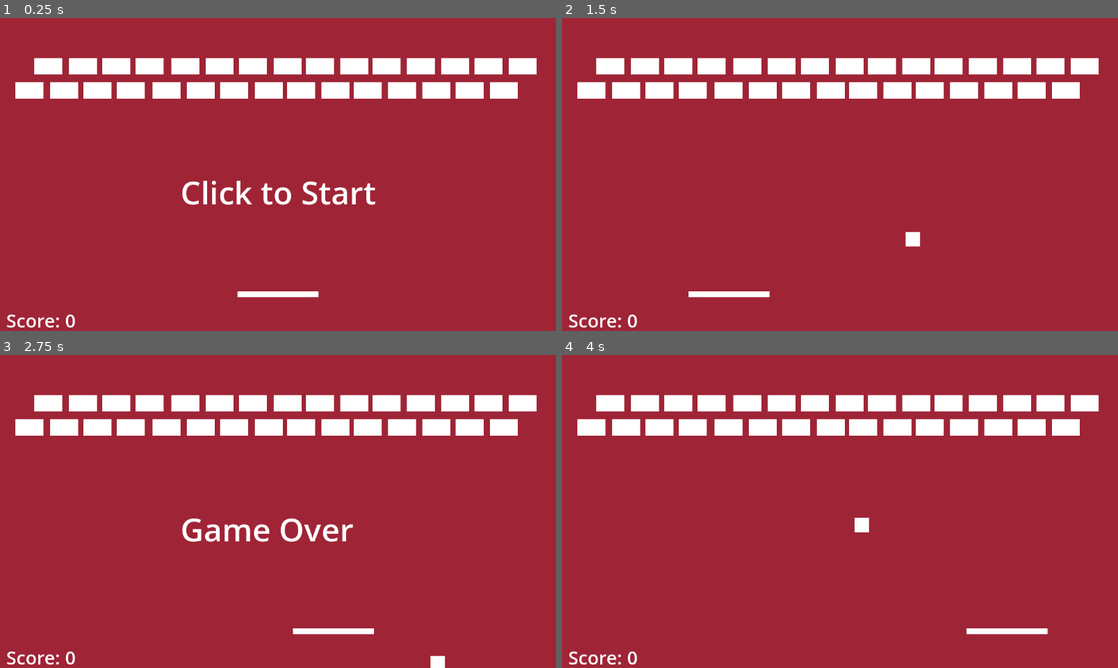
Above: before the commit, frames 1-4 (two rows, left to right).
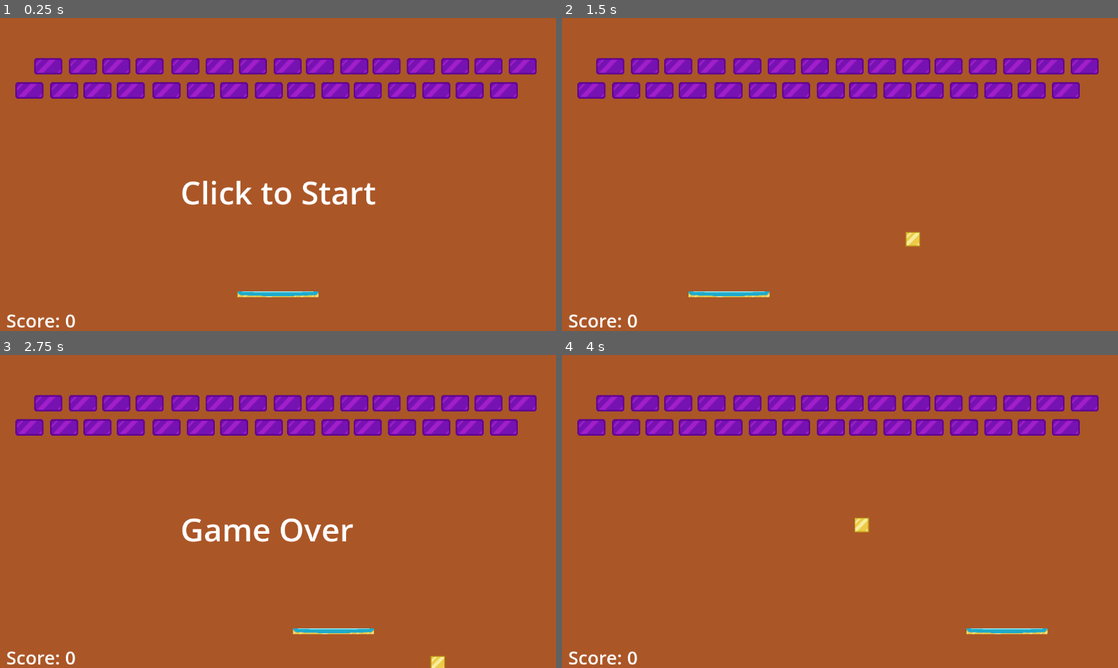
Above: after the commit, the same moments.

Repository: rewi5739/Breakout
Game: Godot game, scene res://main.tscn
Two runs of this game, one before a commit and one after it. Both use one fixed random seed, a clock stepped at 60 frames per second and the inputs below.
Inputs (mouse positions are in pixels of both pictures, inside the frame that each line leads up to):
- Up to frame 1 (0.25 s): no input
- Up to frame 2 (1.5 s): tap Enter at 0.5 s; move the mouse to (962, 158) at 0.52 s; click (962, 158) at 0.6 s; move the mouse to (728, 190) at 1.27 s; click (728, 190) at 1.35 s
- Up to frame 3 (2.75 s): move the mouse to (333, 442) at 2.02 s; click (333, 442) at 2.1 s
- Up to frame 4 (4 s): tap Space at 2.75 s; move the mouse to (812, 574) at 2.77 s; click (812, 574) at 2.85 s; tap Enter at 3.5 s; move the mouse to (1006, 558) at 3.52 s; click (1006, 558) at 3.6 s

The runs differ from the first frame. In frame 1, 99% of the frame differs, in the area x 0-100%, y 0-100%; in frame 2, 100%; in frame 3, 99%; in frame 4, 100%.

Commit message:
added sprites

Diff:
--- a/Actors/Brick.tscn
+++ b/Actors/Brick.tscn
@@ -1,6 +1,6 @@
 [gd_scene load_steps=3 format=3 uid="uid://bij56bk4wcg5v"]
 
-[sub_resource type="CanvasTexture" id="CanvasTexture_mx60t"]
+[ext_resource type="Texture2D" uid="uid://cjcy3ke2h4nw6" path="res://Assets/Brick.png" id="1_h3tv0"]
 
 [sub_resource type="RectangleShape2D" id="RectangleShape2D_2cr18"]
 size = Vector2(36, 20)
@@ -9,8 +9,7 @@
 scale = Vector2(1.63296, 1.71104)
 
 [node name="Sprite2D" type="Sprite2D" parent="."]
-scale = Vector2(36, 20)
-texture = SubResource("CanvasTexture_mx60t")
+texture = ExtResource("1_h3tv0")
 
 [node name="CollisionShape2D" type="CollisionShape2D" parent="."]
 shape = SubResource("RectangleShape2D_2cr18")
--- a/Actors/ball.gd
+++ b/Actors/ball.gd
@@ -7,25 +7,26 @@
 @export var score_label: RichTextLabel
 @export var start_text: RichTextLabel
 @export var paddle_shape: CollisionShape2D
-@export var shrink_factor: Vector2 = Vector2(2,2)
+@export var sprite_shrink_factor: Vector2 = Vector2(1./15.,1./15.)
+@export var hitbox_shrink_factor: Vector2 = Vector2(2, 2)
 
 @onready var ball_shape = $CollisionShape2D
 @onready var ball_sprite = $Sprite2D
 @onready var main = $/root
 var particlesScenePL = preload("res://Particles.tscn")
 var forward: Vector2 = Vector2(1,1).normalized()
-var paddle_width: float = 170#paddle_shape.shape.get_rect.size.x
+var paddle_width: float = 168#paddle_shape.shape.get_rect.size.x
 var current_score:int = 0
 var is_running: bool = false
 var game_over = false
 var ball_power: float = 3.0/9.0 #starting ball size / max ball size
 var num_bricks: int = 30
-var default_ball_size: int = 30
+var default_ball_size: int = 1
 
 func _ready() -> void:
-	ball_shape.shape.size = Vector2(default_ball_size, default_ball_size)
+	ball_shape.shape.size = Vector2(30, 30)
 	ball_sprite.scale = Vector2(default_ball_size, default_ball_size)
-	print(ball_power)
+	#print(ball_power)
 
 func _physics_process(delta: float) -> void:
 	if (not is_running):
@@ -48,9 +49,10 @@
 		if (collision.get_collider().is_in_group("Bricks")):
 			collision_shake.emit(ball_power)
 			num_bricks -= 1
-			ball_shape.shape.size -= shrink_factor
-			ball_sprite.scale -= shrink_factor
-			ball_power = ball_sprite.scale.x / 90
+			ball_shape.shape.size -= hitbox_shrink_factor
+			ball_sprite.scale -= sprite_shrink_factor
+			print(ball_sprite.scale.x, " & ", sprite_shrink_factor)
+			ball_power = ball_sprite.scale.x / 3
 			current_score +=1
 			var temp_text = "Score: " + str(current_score)
 			score_label.set_text(temp_text)
@@ -74,4 +76,5 @@
 			start_text.set_text("Game Over")
 
 		if (collision.get_collider().is_in_group("Powerup")):
-			shrink_factor = Vector2(-2,-2)
+			sprite_shrink_factor *= -1
+			hitbox_shrink_factor *= -1
--- a/main.tscn
+++ b/main.tscn
@@ -2,18 +2,16 @@
 
 [ext_resource type="Script" path="res://Actors/ball.gd" id="1_agbiu"]
 [ext_resource type="Script" path="res://Actors/paddle.gd" id="2_86owy"]
+[ext_resource type="Texture2D" uid="uid://bjqg0kwgutgbj" path="res://Assets/Ball.png" id="2_d64x5"]
 [ext_resource type="PackedScene" uid="uid://bij56bk4wcg5v" path="res://Actors/Brick.tscn" id="3_6f2x3"]
+[ext_resource type="Texture2D" uid="uid://dr78f34w47ual" path="res://Assets/Paddle.png" id="3_50ob6"]
 [ext_resource type="Script" path="res://camera_2d.gd" id="4_00ixv"]
-
-[sub_resource type="CanvasTexture" id="CanvasTexture_0yvjk"]
 
 [sub_resource type="RectangleShape2D" id="RectangleShape2D_ejsav"]
 size = Vector2(30, 30)
 
 [sub_resource type="RectangleShape2D" id="RectangleShape2D_k0ow3"]
 size = Vector2(170, 12)
-
-[sub_resource type="CanvasTexture" id="CanvasTexture_gpcys"]
 
 [sub_resource type="RectangleShape2D" id="RectangleShape2D_dvq7j"]
 size = Vector2(48, 668)
@@ -46,8 +44,8 @@
 paddle_shape = NodePath("../Paddle/CollisionShape2D")
 
 [node name="Sprite2D" type="Sprite2D" parent="Ball"]
-scale = Vector2(30, 30)
-texture = SubResource("CanvasTexture_0yvjk")
+scale = Vector2(1.1, 1.1)
+texture = ExtResource("2_d64x5")
 
 [node name="CollisionShape2D" type="CollisionShape2D" parent="Ball"]
 shape = SubResource("RectangleShape2D_ejsav")
@@ -61,8 +59,7 @@
 shape = SubResource("RectangleShape2D_k0ow3")
 
 [node name="Sprite2D" type="Sprite2D" parent="Paddle"]
-scale = Vector2(168, 12)
-texture = SubResource("CanvasTexture_gpcys")
+texture = ExtResource("3_50ob6")
 
 [node name="Left Wall" type="StaticBody2D" parent="."]
 position = Vector2(-24, 318)
--- a/project.godot
+++ b/project.godot
@@ -38,4 +38,4 @@
 
 renderer/rendering_method="gl_compatibility"
 renderer/rendering_method.mobile="gl_compatibility"
-environment/defaults/default_clear_color=Color(0.623893, 0.141335, 0.210374, 1)
+environment/defaults/default_clear_color=Color(0.669577, 0.33804, 0.152908, 1)
Binary file added: Assets/Ball.png
Not shown, added: Assets/Ball.png.import
Binary file added: Assets/Brick.png
Not shown, added: Assets/Brick.png.import
Binary file added: Assets/Paddle.png
Not shown, added: Assets/Paddle.png.import
Not shown, added: Assets/Brick.kra
Not shown, added: Brick.kra
